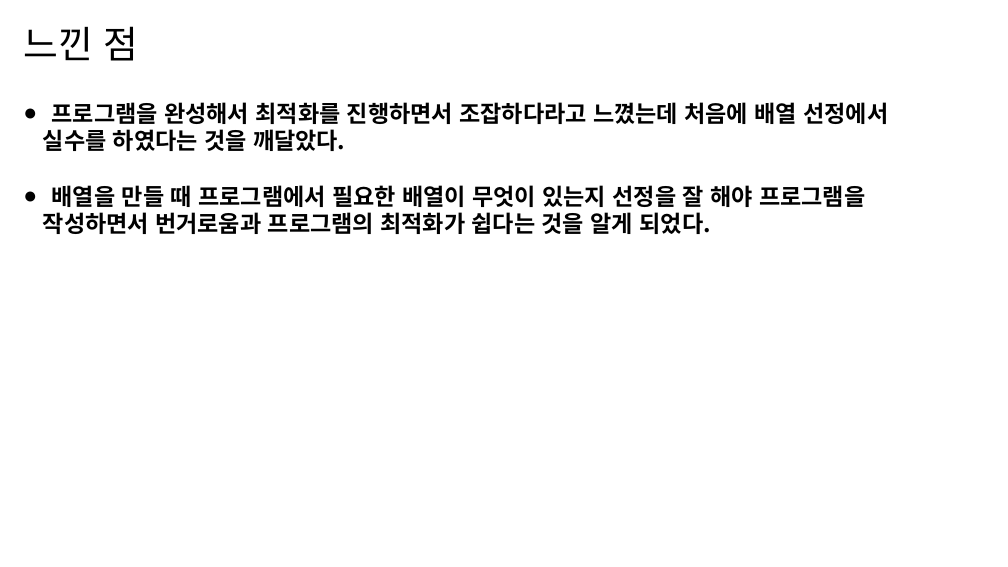
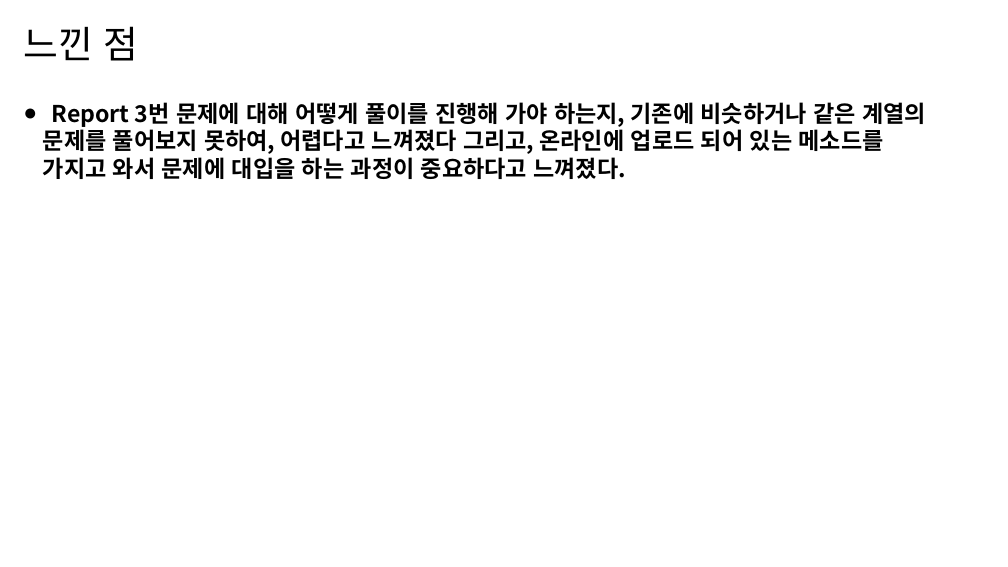
Before and after one commit to MDR-Evan/KBU-ProgrammingLanguageUtilization1, a slide deck: slide 17 of out/production/[과제]/12차-김진용-2301111.pptx. Drawn at 1008x567 pixels with LibreOffice and Linux fonts; fonts in the diff are those of the drawing. Boxes give left, top, right and bottom in pixels: in the first picture for what was removed or moved away, otherwise in the second. Text is boxed around its words. In the diff, an @@ line names an element or a change of style, - is before the commit and + after.

```diff
--- a/out/production/[과제]/12차-김진용-2301111.pptx
+++ b/out/production/[과제]/12차-김진용-2301111.pptx
@@ text at bbox=[43, 102, 926, 179]: text changed @@
-● 프로그램을 완성해서 최적화를 진행하면서 조잡하다라고 느꼈는데 처음에 배열 선정에서
-실수를 하였다는 것을 깨달았다.
-● 배열을 만들 때 프로그램에서 필요한 배열이 무엇이 있는지 선정을 잘 해야 프로그램을
-작성하면서 번거로움과 프로그램의 최적화가 쉽다는 것을 알게 되었다.
+● Report 3번 문제에 대해 어떻게 풀이를 진행해 가야 하는지, 기존에 비슷하거나 같은 계열의
+문제를 풀어보지 못하여, 어렵다고 느껴졌다 그리고, 온라인에 업로드 되어 있는 메소드를
+가지고 와서 문제에 대입을 하는 과정이 중요하다고 느껴졌다.
```
Also in this commit, not shown: 1 slide added, 1 slide removed, 11 other files.
